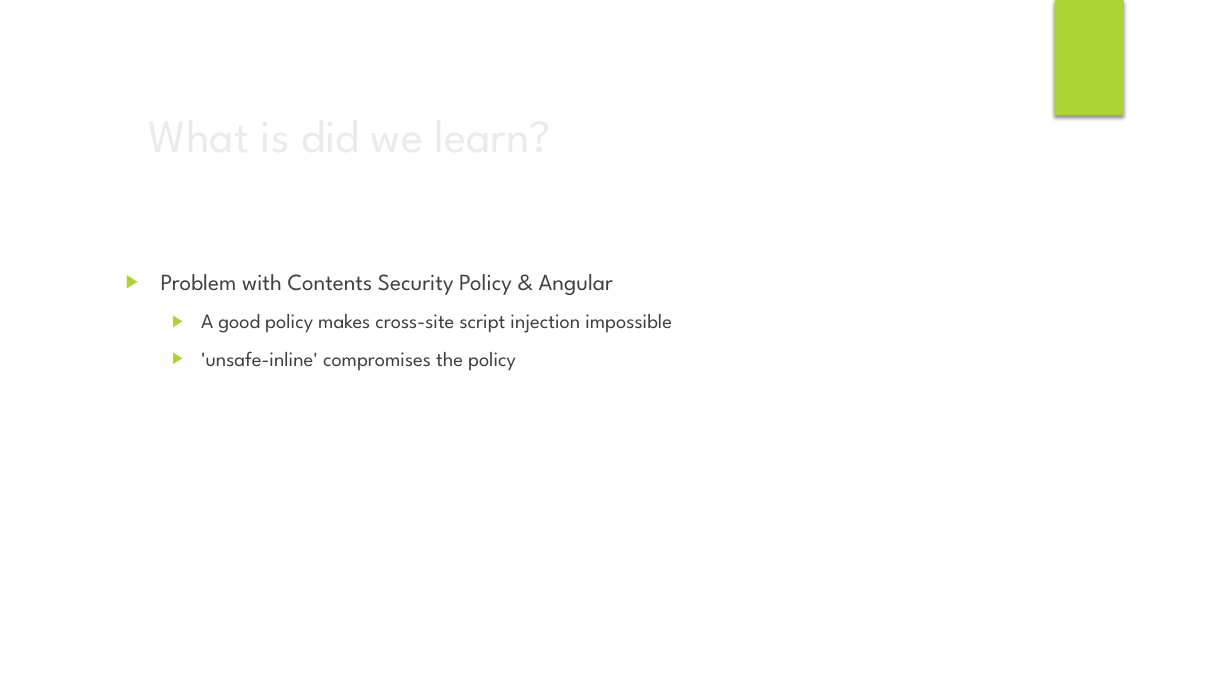
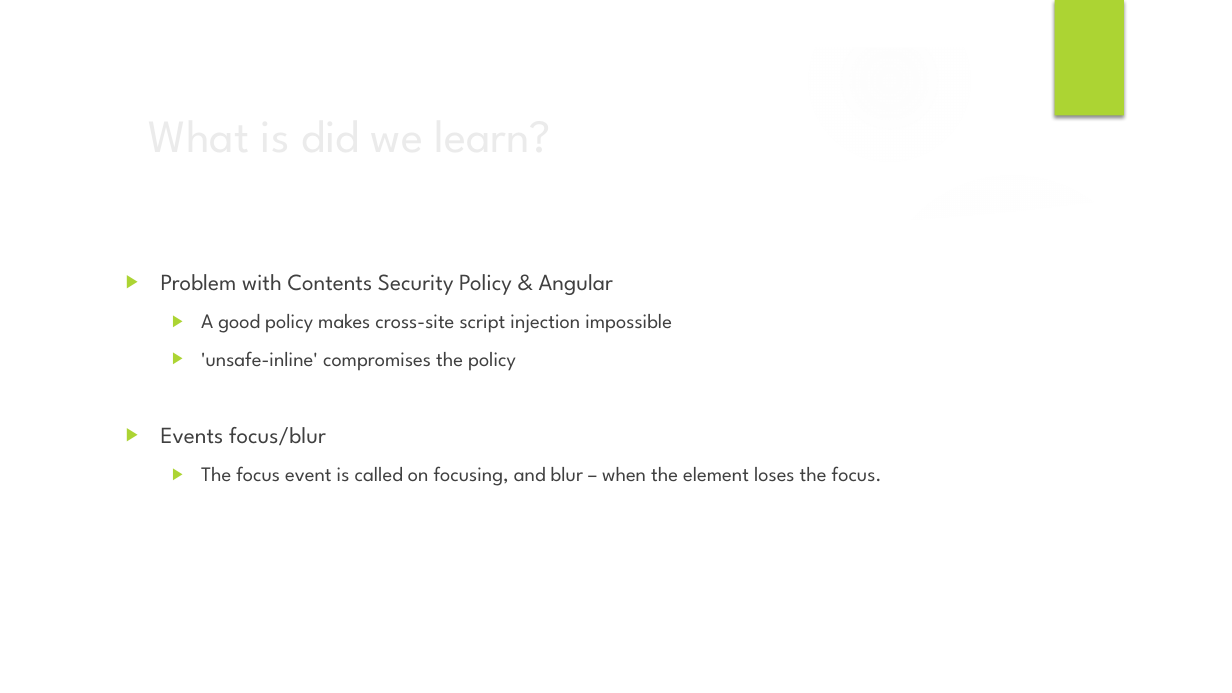
Before and after one commit to pgerhard/chat-server-cloud-computing-hochschule-reutlingen, a slide deck: slide 5 of documentation/presentation/Präsentation_Using_Cloud_Services.pptx. Drawn at 1232x693 pixels with LibreOffice and Linux fonts; fonts in the diff are those of the drawing; background and template pictures are left out. Boxes give left, top, right and bottom in pixels: in the first picture for what was removed or moved away, otherwise in the second. Text is boxed around its words. In the diff, an @@ line names an element or a change of style, - is before the commit and + after.

Commit message:
2 Aspekt for (What we learn) in Prasentation

```diff
--- a/documentation/presentation/Präsentation_Using_Cloud_Services.pptx
+++ b/documentation/presentation/Präsentation_Using_Cloud_Services.pptx
@@ text at (161, 427, 882, 486): paragraphs added @@
+▶ Events focus/blur
+  ▶ The focus event is called on focusing, and blur – when the element loses the focus.
```
